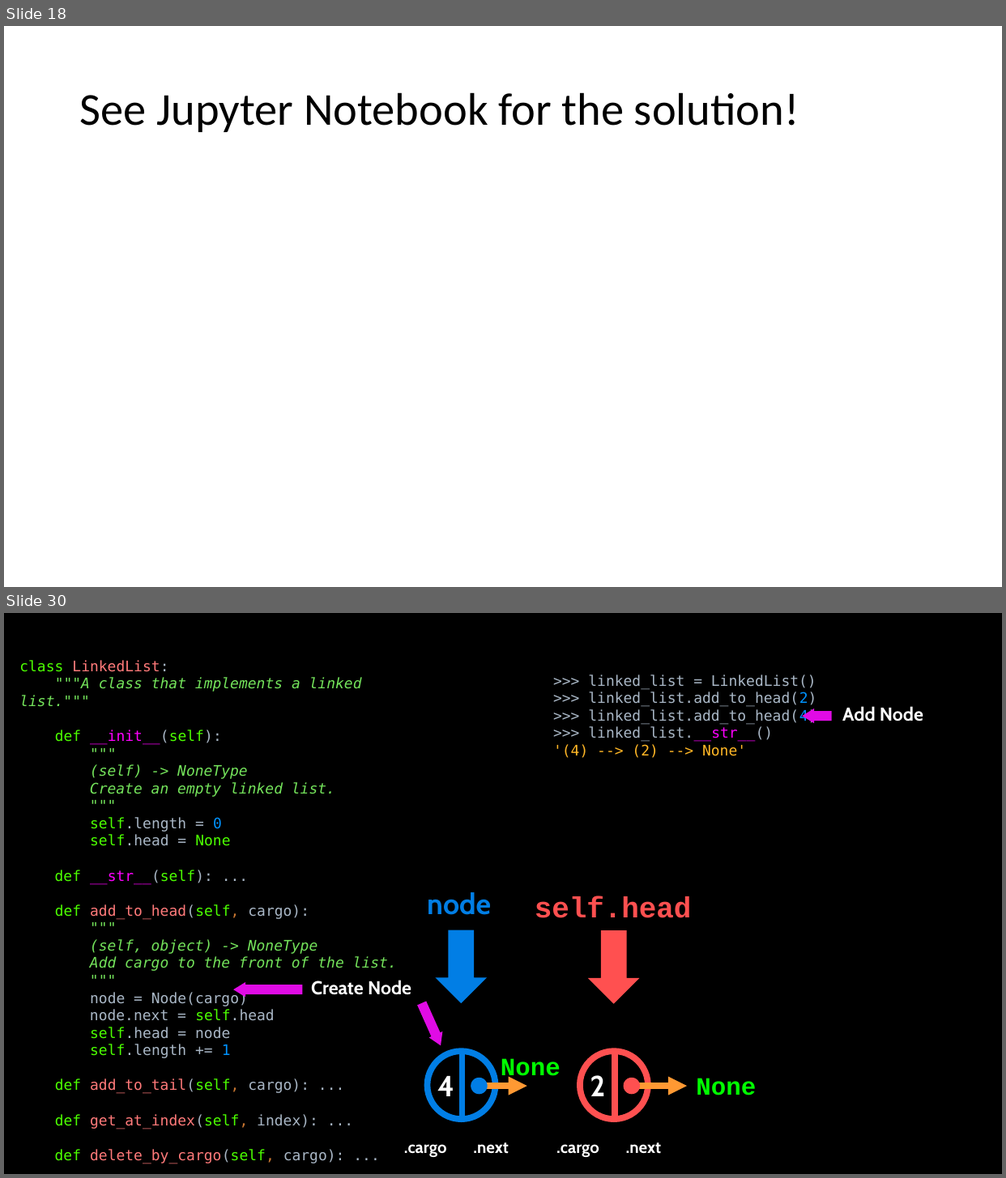
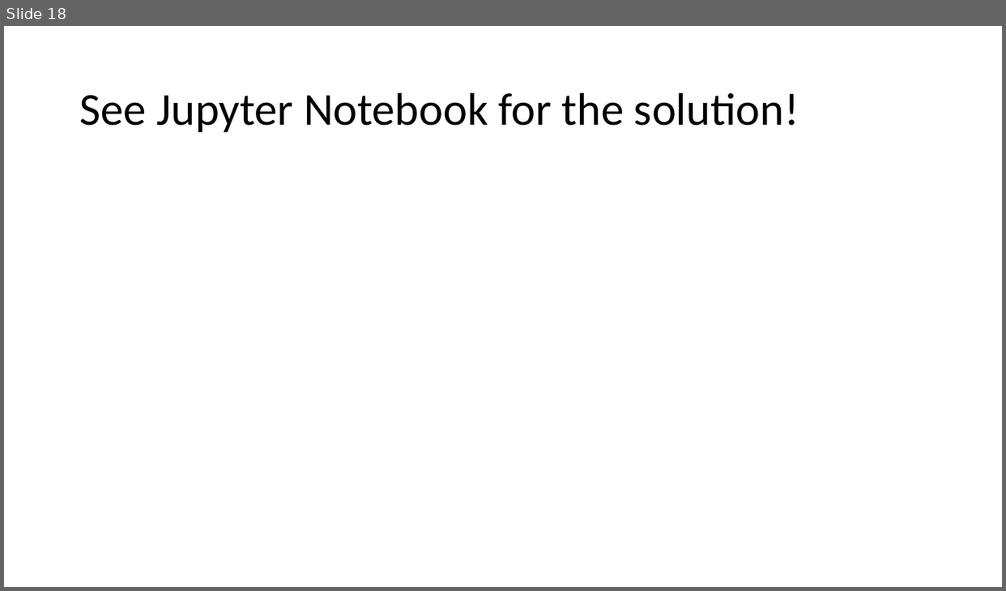
Before and after one commit to APS106/APS106-winter-2022-material, a slide deck: lectures/week 13/lecture2/slides/Final_Exam_Review_Instructors.pptx. Shown one above the other, each under a label of ours: slides 18 and 30 before the commit, slide 18 after it; the slides between them are not shown. The pictures are 1006x1178 and 1006x591 pixels, drawn with LibreOffice and Linux fonts; fonts in the diff are those of the drawing; background and template pictures are left out. Boxes give left, top, right and bottom in pixels: in the first picture for what was removed or moved away, otherwise in the second. Text is boxed around its words. In the diff, an @@ line names an element or a change of style, - is before the commit and + after.

```diff
--- a/lectures/week 13/lecture2/slides/Final_Exam_Review_Instructors.pptx
+++ b/lectures/week 13/lecture2/slides/Final_Exam_Review_Instructors.pptx
@@ slide 30 removed at bbox=[4, 613, 1002, 1174], background picture (left out) @@
@@ text removed at bbox=[19, 660, 397, 1165] @@
-class LinkedList:
-"""A class that implements a linked list."""
-def __init__(self):
-"""
-(self) -> NoneType
-Create an empty linked list.
-"""
-self.length = 0
-self.head = None
-def __str__(self): ...
-def add_to_head(self, cargo):
-"""
-(self, object) -> NoneType
-Add cargo to the front of the list.
-"""
-node = Node(cargo)
-node.next = self.head
-self.head = node
-self.length += 1
-def add_to_tail(self, cargo): ...
-def get_at_index(self, index): ...
-def delete_by_cargo(self, cargo): ...
@@ text removed at bbox=[553, 675, 816, 758] @@
->>> linked_list = LinkedList()
->>> linked_list.add_to_head(2)
->>> linked_list.add_to_head(4)
->>> linked_list.__str__()
-'(4) --> (2) --> None'
@@ right arrow removed at bbox=[802, 709, 831, 724] @@
@@ text removed at bbox=[842, 706, 923, 722] @@
-Add Node
@@ text removed at bbox=[427, 892, 491, 915] @@
-node
@@ text removed at bbox=[535, 897, 692, 918] @@
-self.head
@@ down arrow removed at bbox=[435, 931, 487, 1003] @@
@@ down arrow removed at bbox=[588, 931, 640, 1003] @@
@@ right arrow removed at bbox=[233, 983, 302, 998] @@
@@ text removed at bbox=[311, 980, 411, 995] @@
-Create Node
@@ right arrow removed at bbox=[415, 1000, 448, 1049] @@
@@ line removed from (462, 1049) to (462, 1117) @@
@@ line removed from (615, 1049) to (615, 1117) @@
@@ ellipse removed at bbox=[427, 1052, 495, 1120] @@
@@ text removed at bbox=[501, 1059, 560, 1083] @@
-None
@@ ellipse removed at bbox=[580, 1052, 648, 1120] @@
@@ text removed at bbox=[437, 1076, 454, 1097] @@
-4
@@ arrow removed from (471, 1086) to (527, 1086) @@
@@ ellipse removed at bbox=[471, 1078, 488, 1094] @@
@@ text removed at bbox=[590, 1076, 605, 1097] @@
-2
@@ arrow removed from (623, 1086) to (687, 1086) @@
@@ ellipse removed at bbox=[623, 1078, 640, 1094] @@
@@ text removed at bbox=[696, 1078, 756, 1096] @@
-None
@@ text removed at bbox=[404, 1144, 447, 1157] @@
-.cargo
@@ text removed at bbox=[473, 1143, 509, 1154] @@
-.next
@@ text removed at bbox=[556, 1144, 599, 1157] @@
-.cargo
@@ text removed at bbox=[626, 1143, 662, 1154] @@
-.next
```
Also in this commit, not shown: 2 slides changed, 58 other slides removed.
